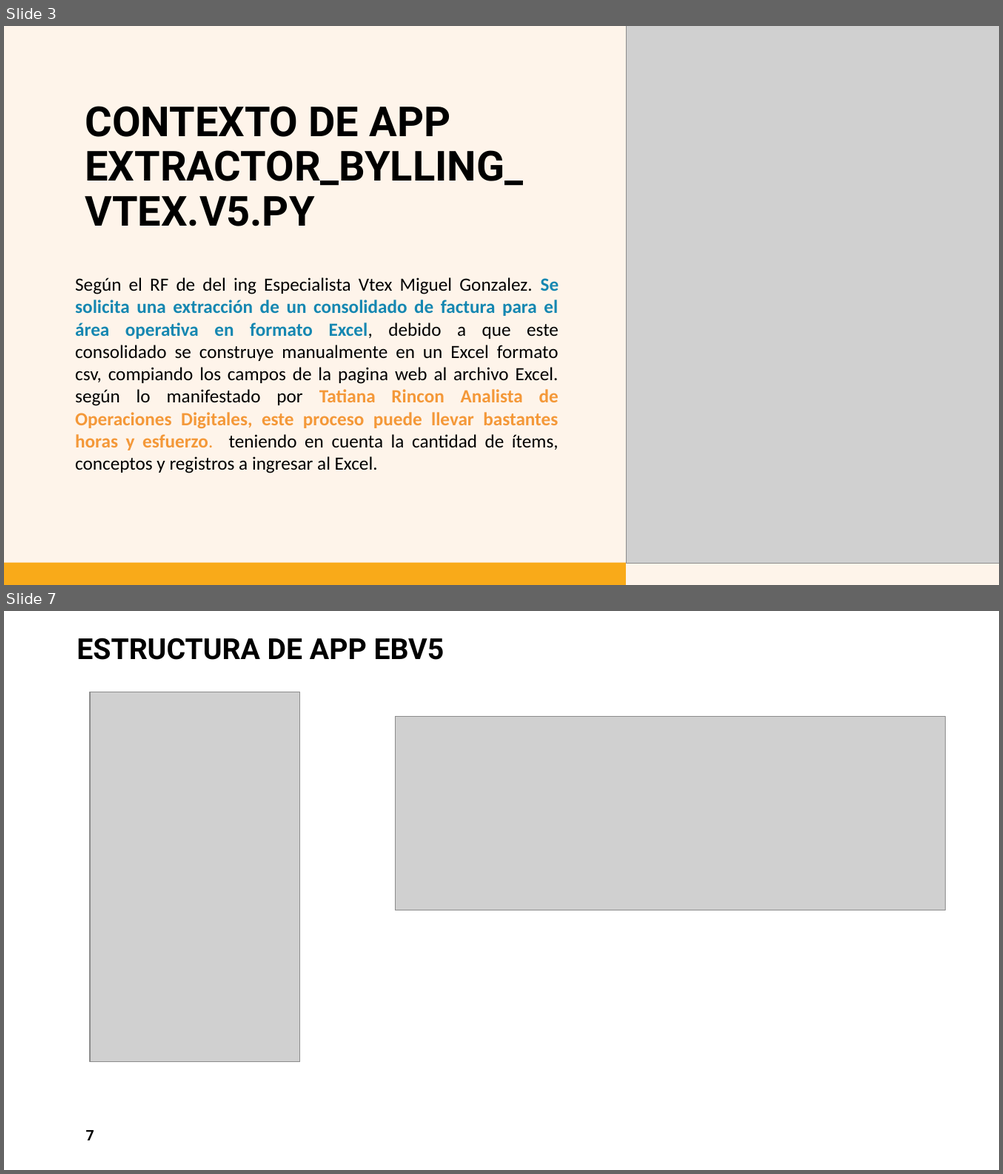
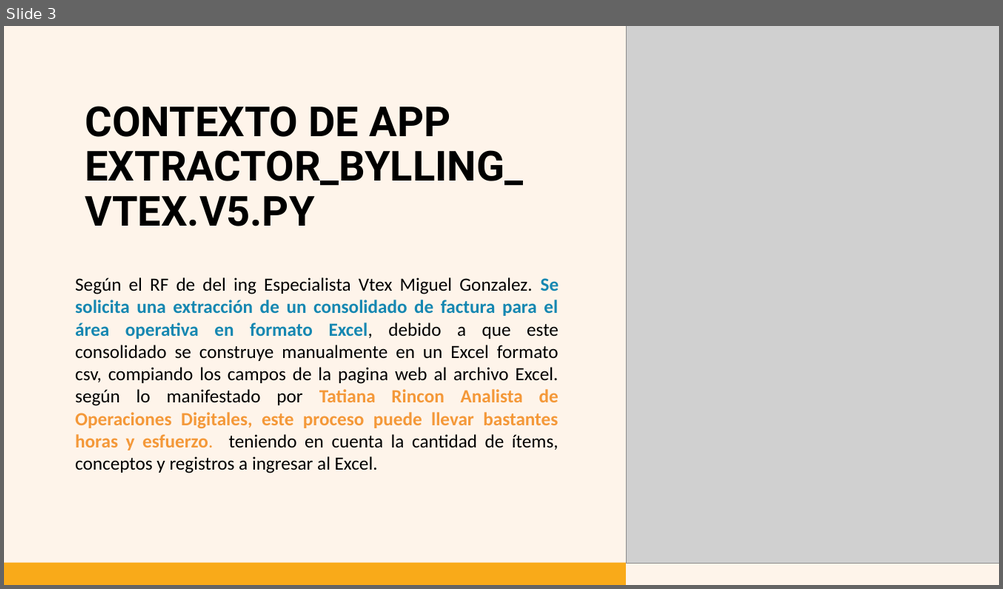
Before and after one commit to necroweb/APP_SERVICIO_EXTRACCION_BYLLING_VTEX_V5.0, a slide deck: Extractor_bylling_vtex.pptm. Shown one above the other, each under a label of ours: slides 3 and 7 before the commit, slide 3 after it; the slides between them are not shown. The pictures are 1003x1174 and 1003x589 pixels, drawn with LibreOffice and Linux fonts; fonts in the diff are those of the drawing; grey boxes stand for pictures. Boxes give left, top, right and bottom in pixels: in the first picture for what was removed or moved away, otherwise in the second. Text is boxed around its words. In the diff, an @@ line names an element or a change of style, - is before the commit and + after.

```diff
--- a/Extractor_bylling_vtex.pptm
+++ b/Extractor_bylling_vtex.pptm
@@ slide 7 removed at (x1=4, y1=611, x2=999, y2=1170), background #FFFFFF @@
@@ title removed at (x1=77, y1=638, x2=444, y2=660) @@
-ESTRUCTURA DE APP EBV5
@@ picture removed at (x1=90, y1=692, x2=300, y2=1062) @@
@@ picture removed at (x1=395, y1=716, x2=945, y2=910) @@
@@ page number removed at (x1=86, y1=1130, x2=94, y2=1141) @@
-7
```
Also in this commit, not shown: 5 slides changed, 1 slide added, 1 other slide removed, 10 other files.
